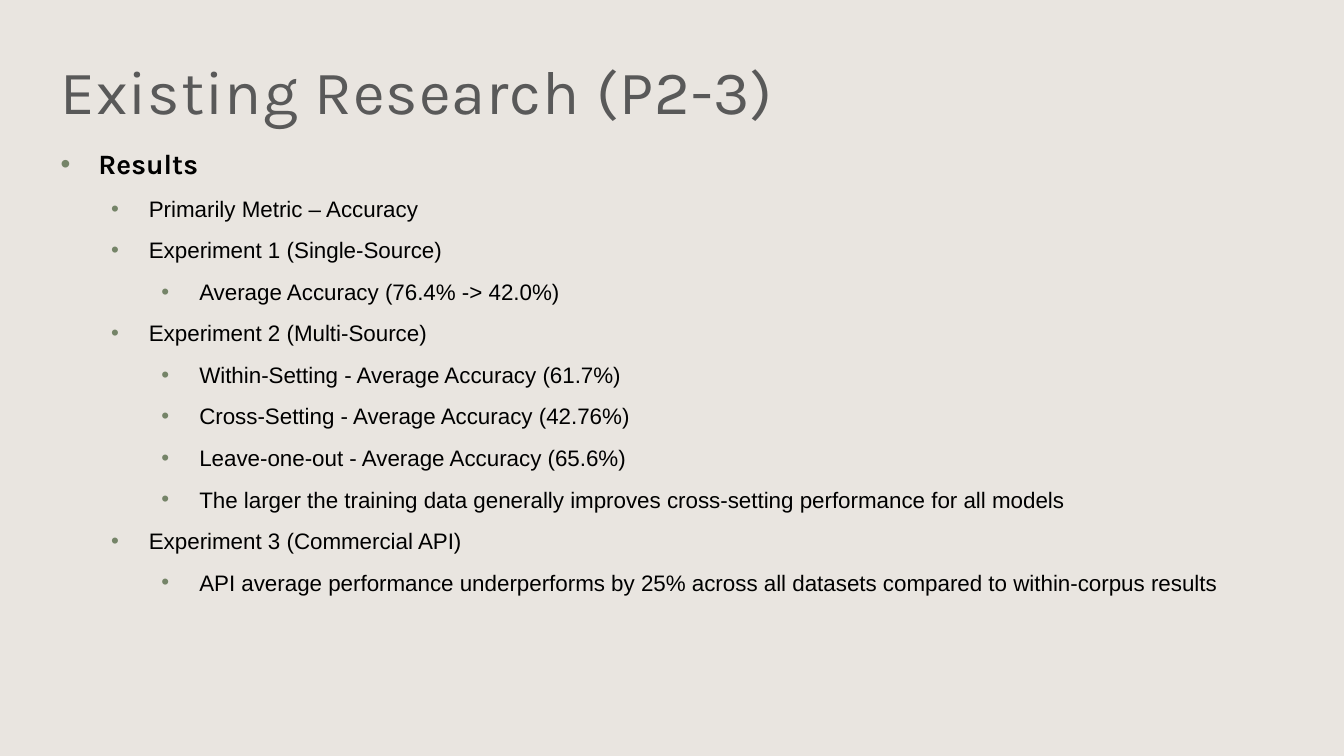
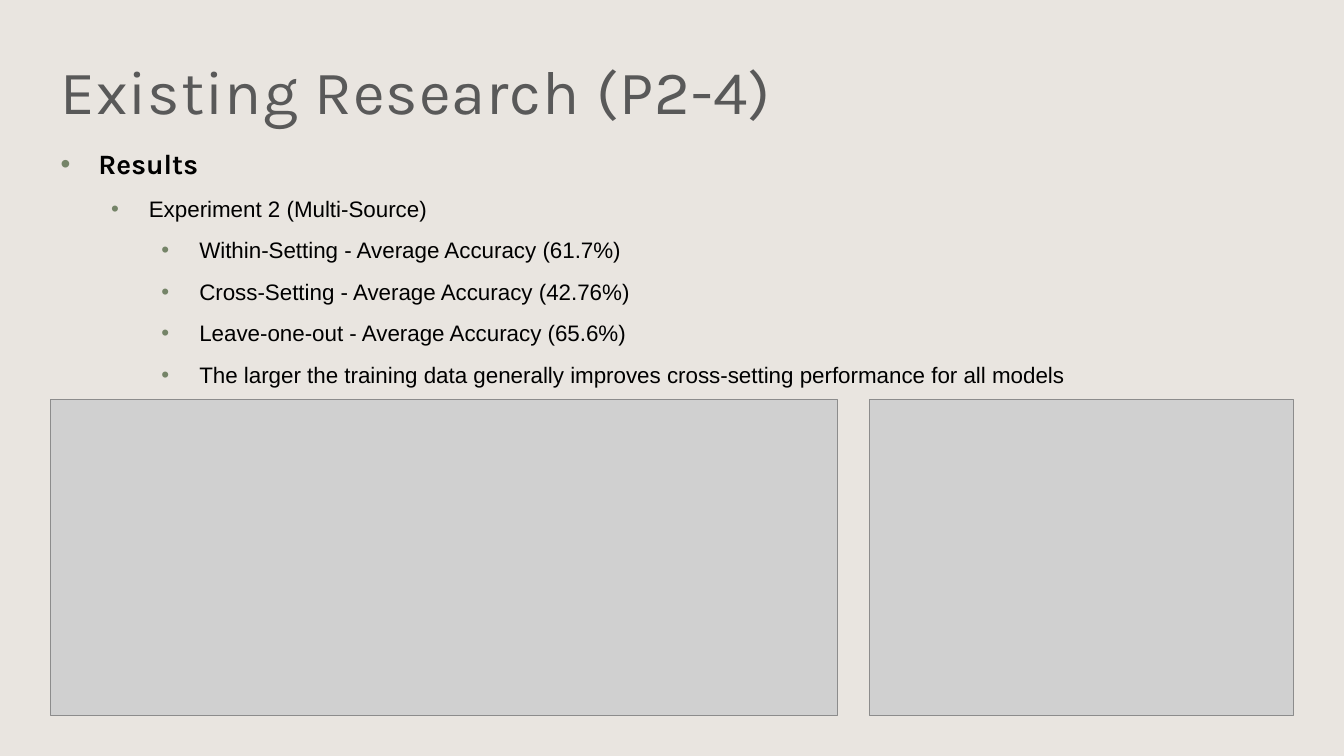
Before and after one commit to Jer0me123/Deep-Learning-For-Computer-Vision, a slide deck: slide 16 of ICS5118 - Facial Emotion Detection.pptx (slide 15 before the commit). Drawn at 1344x756 pixels with LibreOffice and Linux fonts; fonts in the diff are those of the drawing; grey boxes stand for pictures; background and template pictures are left out. Boxes give left, top, right and bottom in pixels: in the first picture for what was removed or moved away, otherwise in the second. Text is boxed around its words. In the diff, an @@ line names an element or a change of style, - is before the commit and + after.

```diff
--- a/ICS5118 - Facial Emotion Detection.pptx
+++ b/ICS5118 - Facial Emotion Detection.pptx
@@ text at [61,69,770,129]: text changed @@
-Existing Research (P2-3)
+Existing Research (P2-4)
@@ text at [149,200,560,305]: paragraphs removed @@
-  • Primarily Metric – Accuracy
-  • Experiment 1 (Single-Source)
-    • Average Accuracy (76.4% -> 42.0%)
@@ picture added at [50,399,837,716] @@
@@ picture added at [869,399,1294,716] @@
@@ text at [149,532,1217,596]: paragraphs removed @@
-  • Experiment 3 (Commercial API)
-    • API average performance underperforms by 25% across all datasets compared to within-corpus results
```
Also in this commit, not shown: 4 other slides changed, 2 slides added, 2 other files.
